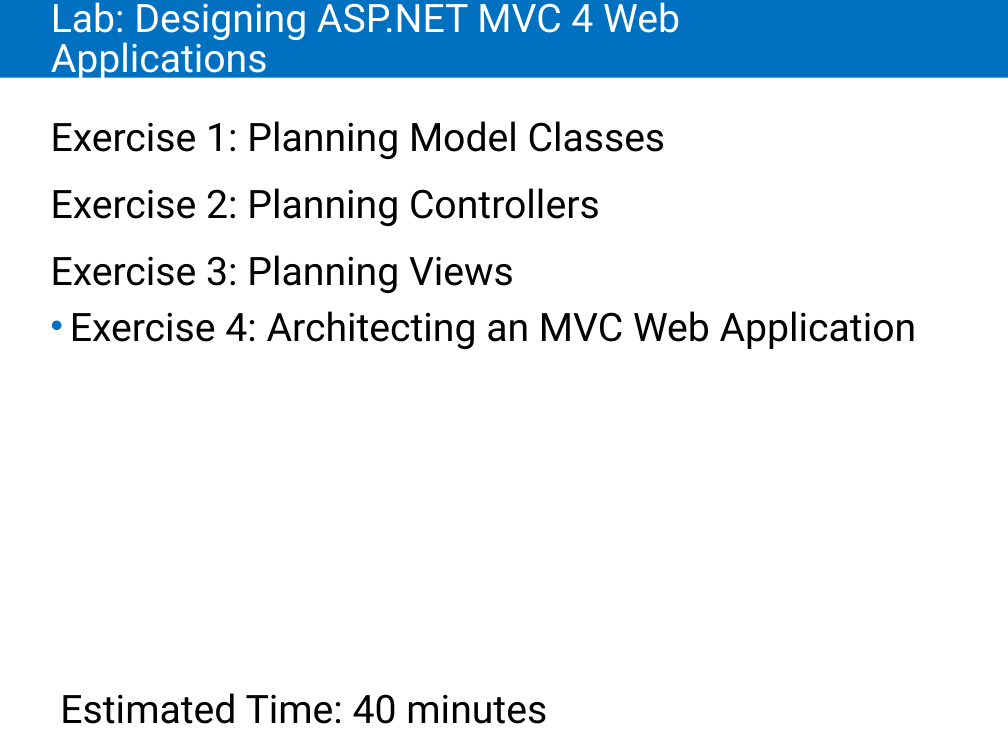
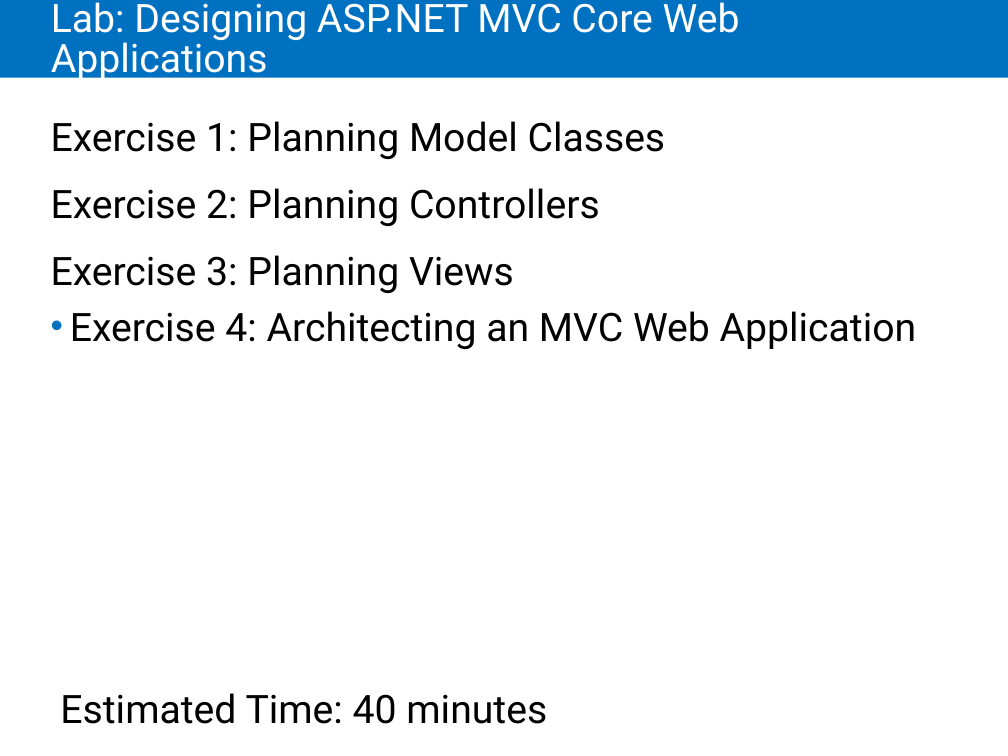
Before and after one commit to scolapicchioni/aspnetcore, a slide deck: slide 14 of Slides/20486Core_02.pptx. Drawn at 1008x756 pixels with LibreOffice and Linux fonts; fonts in the diff are those of the drawing. Boxes give left, top, right and bottom in pixels: in the first picture for what was removed or moved away, otherwise in the second. Text is boxed around its words. In the diff, an @@ line names an element or a change of style, - is before the commit and + after.

```diff
--- a/Slides/20486Core_02.pptx
+++ b/Slides/20486Core_02.pptx
@@ title at <box>51,2,740,83</box>: text changed @@
-Lab: Designing ASP.NET MVC 4 Web Applications
+Lab: Designing ASP.NET MVC Core Web Applications
```
Also in this commit, not shown: 1 other slide changed, 16 other files.
